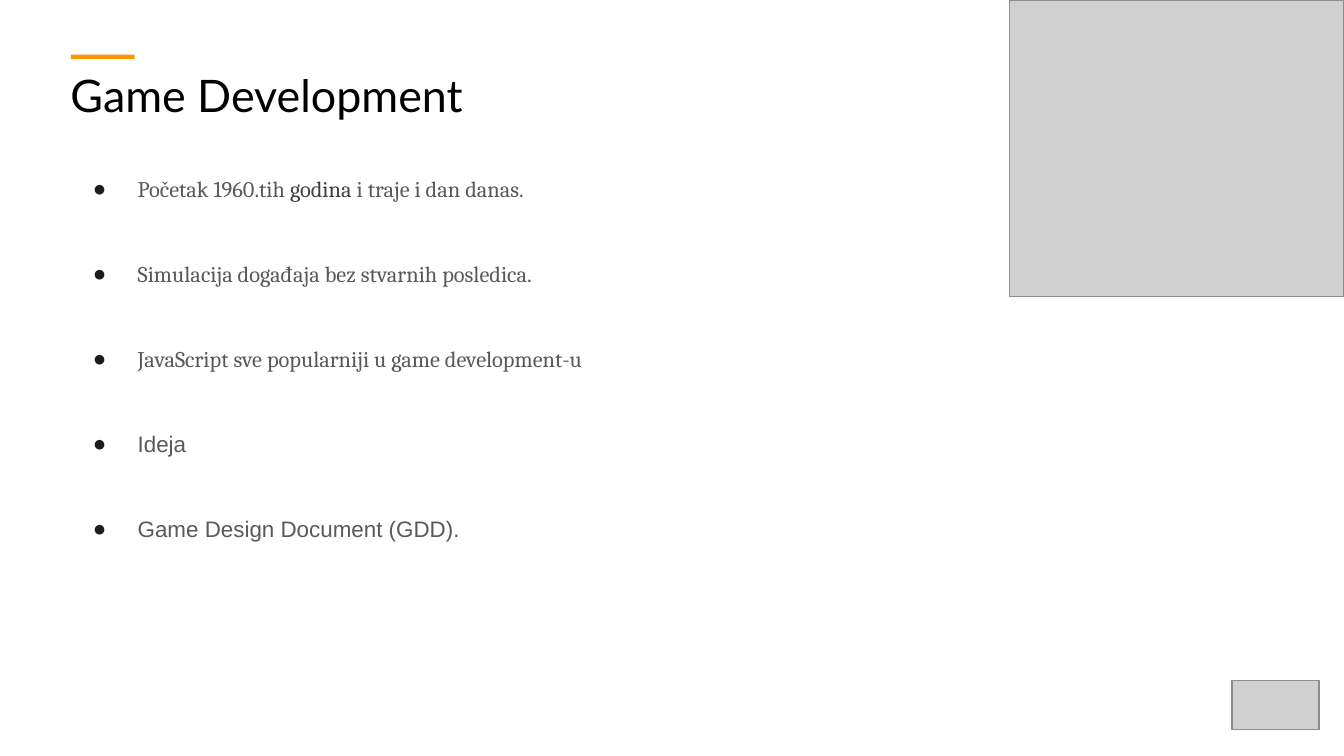
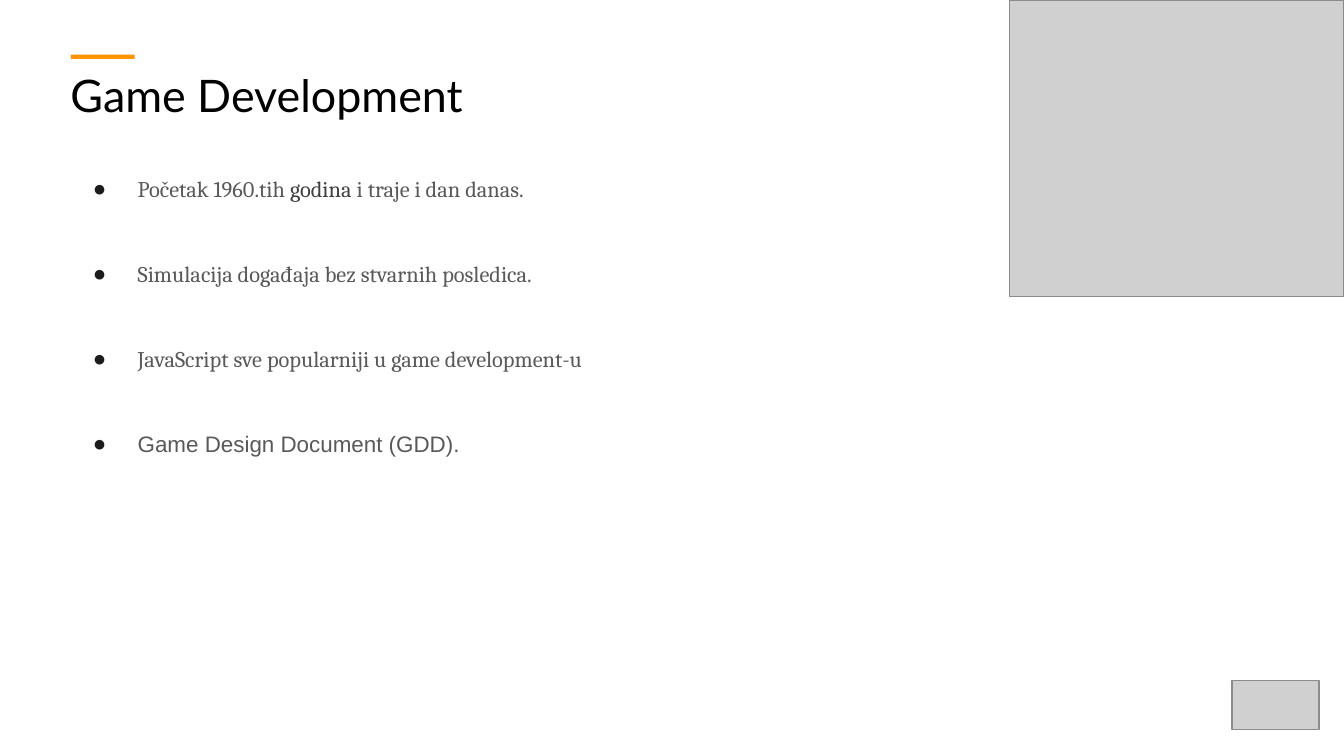
Before and after one commit to ObradovicZ/platformer, a slide deck: slide 2 of PPT-Prezentacija.pptx. Drawn at 1344x756 pixels with LibreOffice and Linux fonts; fonts in the diff are those of the drawing; grey boxes stand for pictures. Boxes give left, top, right and bottom in pixels: in the first picture for what was removed or moved away, otherwise in the second. Text is boxed around its words. In the diff, an @@ line names an element or a change of style, - is before the commit and + after.

```diff
--- a/PPT-Prezentacija.pptx
+++ b/PPT-Prezentacija.pptx
@@ text at <box>138,436,186,457</box>: paragraph removed @@
-Ideja
```
Also in this commit, not shown: 3 other slides changed, 3 other files.
